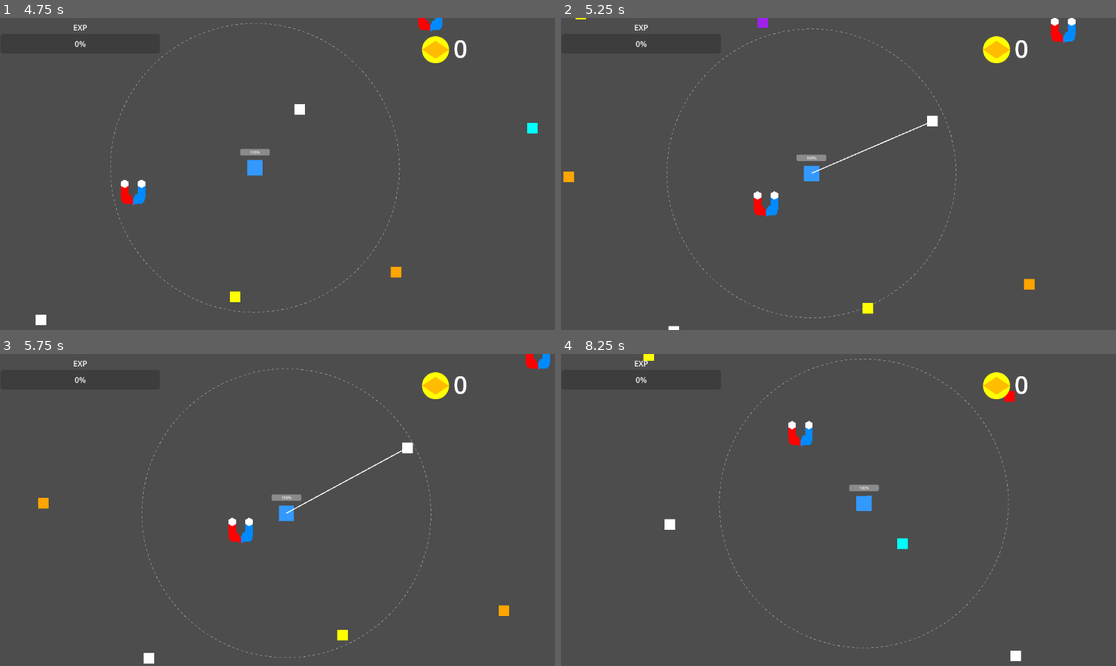
Above: before the commit, frames 1-4 (two rows, left to right).
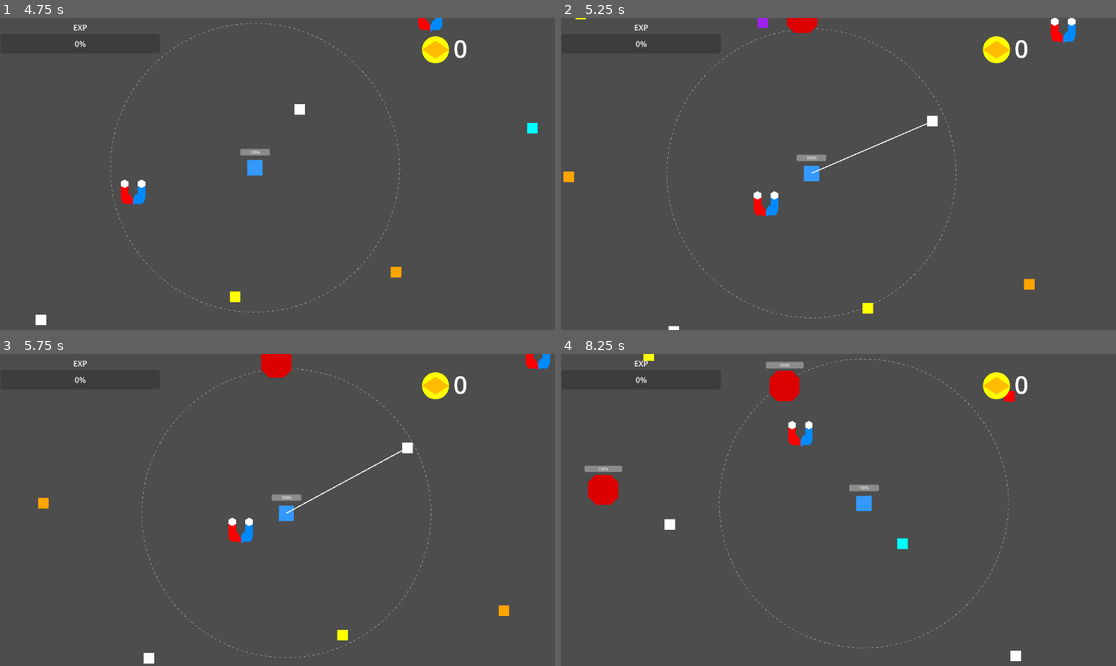
Above: after the commit, the same moments.

Repository: MusTea200/AFKMonsters
Game: Godot game, scene res://Arena.tscn
The game is run twice, just before and just after one commit, with the same random seed, the same clock (stepped at 60 frames per second) and the same inputs.
Inputs (mouse positions are in pixels of both pictures, inside the frame that each line leads up to):
- Up to frame 1 (4.75 s): tap Enter at 0.5 s; move the mouse to (399, 158) at 0.52 s; hold Right (ui_right) 0.53-1.28 s; click (399, 158) at 0.67 s; tap Space at 0.77, 1.52, 3.02, 3.77, 4.52 s; move the mouse to (166, 189) at 1.27 s; hold Down (ui_down) 1.28-2.03 s; move the mouse to (333, 105) at 2.02 s; hold Right (ui_right) 2.03-2.78 s; move the mouse to (249, 236) at 2.77 s; hold Up (ui_up) 2.78-3.53 s; click (249, 236) at 2.92 s; move the mouse to (444, 220) at 3.52 s; hold Left (ui_left) from 3.53 s (still down); move the mouse to (111, 127) at 4.27 s
- Up to frame 2 (5.25 s): move the mouse to (866, 174) at 5.02 s; release Left (ui_left) at 5.03 s; hold Down (ui_down) from 5.03 s (still down); click (866, 174) at 5.17 s
- Up to frame 3 (5.75 s): keep holding Down (ui_down)
- Up to frame 4 (8.25 s): move the mouse to (755, 432) at 5.77 s; release Down (ui_down) at 5.78 s; hold Right (ui_right) 5.78-6.53 s; tap Space at 6.02, 6.77, 7.52 s; move the mouse to (960, 494) at 6.52 s; hold Up (ui_up) 6.53-7.28 s; move the mouse to (727, 525) at 7.27 s; hold Right (ui_right) 7.28-8.03 s; click (727, 525) at 7.42 s; move the mouse to (894, 441) at 8.02 s; hold Down (ui_down) from 8.03 s (still down)

Frame 1 is identical in both runs. In frame 2, 0.2% of the frame differs, in the area x 40-47%, y 0-5%; in frame 3, 0.4%; in frame 4, 1.2%, in the area x 4-44%, y 2-49%.
Error before the commit: Parse Error: Used tab character for indentation instead of space as used before in the file. (res://Enemy.gd:69)

Commit message:
feat: Add game feel / juice mechanics
- Create `HitstopManager.gd` autoload for managing hitstops (time scale slow downs) on enemy death.
- Create `CameraShake.gd` autoload for managing trauma-based screen shakes.
- Update `Bullet.gd` to pass hit direction to `Enemy.gd` `_take_damage`.
- Update `Enemy.gd` to apply:
  - Hit knockback forces.
  - Tween-based hit flashes.
  - Dynamic audio pitch shifting.
  - Directional particle emissions (`CPUParticles2D`) on death.
  - Hitstop and Camera Shake triggers on death.

Co-authored-by: MusTea200 <172600404+MusTea200@users.noreply.github.com>

Diff:
--- a/godot_project/Arena.gd
+++ b/godot_project/Arena.gd
@@ -15,17 +15,6 @@
 var pause_menu: Control
 var stats_label # Türü serbest bıraktık (Label veya RichTextLabel olabilir)
 var balance_label: Label
-
-var kill_counts: Dictionary = {
-	0: 0, # NORMAL
-	1: 0, # SNIPER
-	2: 0  # TANK
-}
-var market_values: Dictionary = {
-	0: 1.0, # NORMAL
-	1: 1.0, # SNIPER
-	2: 1.0  # TANK
-}
 
 func _ready() -> void:
 	process_mode = Node.PROCESS_MODE_ALWAYS # Arena zaman dursa da çalışsın (ESC için)
@@ -100,20 +89,9 @@
 	spawn_timer = Timer.new()
 	spawn_timer.wait_time = enemy_spawn_rate * pow(0.95, Global.successful_loops)
 	spawn_timer.autostart = true
-	spawn_timer.process_mode = Node.PROCESS_MODE_PAUSABLE
+	spawn_timer.process_mode = Node.PROCESS_MODE_PAUSABLE # Timer oyun durunca dursun!
 	spawn_timer.timeout.connect(_on_spawn_timer_timeout)
 	add_child(spawn_timer)
-
-	var market_timer = Timer.new()
-	market_timer.wait_time = 10.0
-	market_timer.autostart = true
-	market_timer.process_mode = Node.PROCESS_MODE_PAUSABLE
-	market_timer.timeout.connect(_evaluate_market)
-	add_child(market_timer)
-
-func _on_enemy_killed(enemy_type: int) -> void:
-	if kill_counts.has(enemy_type):
-		kill_counts[enemy_type] += 1
 
 func _on_spawn_timer_timeout() -> void:
 	if not is_instance_valid(player_node) or get_tree().paused:
@@ -123,22 +101,6 @@
 
 	var enemy_instance = enemy_scene.instantiate()
 	enemy_instance.global_position = spawn_pos
-
-	# Random type assignment (0=NORMAL, 1=SNIPER, 2=TANK)
-	var type = randi() % 3
-	enemy_instance.enemy_type = type
-	enemy_instance.market_multiplier = market_values[type]
-
-	# Attempt to set visual cue (Turquoise for SNIPER, Dark Red for TANK)
-	var poly = enemy_instance.find_child("Polygon2D", true, false)
-	if poly:
-		if type == 1:
-			poly.color = Color(0, 1, 1) # Turquoise
-		elif type == 2:
-			poly.color = Color(0.5, 0, 0) # Dark Red
-
-	enemy_instance.enemy_killed.connect(_on_enemy_killed)
-
 	add_child(enemy_instance)
 
 func _cull_distant_objects() -> void:
@@ -182,28 +144,3 @@
 func update_balance_ui() -> void:
 	if is_instance_valid(player_node) and is_instance_valid(balance_label):
 		balance_label.text = str(int(player_node.get_node("EconomyComponent").gold))
-
-func _evaluate_market() -> void:
-	var max_kills = -1
-	var min_kills = 999999
-	var max_type = -1
-	var min_type = -1
-
-	for type in kill_counts.keys():
-		var count = kill_counts[type]
-		if count > max_kills:
-			max_kills = count
-			max_type = type
-		if count < min_kills:
-			min_kills = count
-			min_type = type
-
-	if max_type != -1 and min_type != -1 and max_type != min_type:
-		# Over-farmed logic: decrease by 10%
-		market_values[max_type] = max(0.1, market_values[max_type] - 0.1)
-		# Under-farmed logic: increase by 10%
-		market_values[min_type] = min(3.0, market_values[min_type] + 0.1)
-
-	# Reset tracking
-	for type in kill_counts.keys():
-		kill_counts[type] = 0
--- a/godot_project/Bullet.gd
+++ b/godot_project/Bullet.gd
@@ -22,7 +22,7 @@
 
 func _on_area_entered(area: Area2D) -> void:
 	if area is Enemy:
-		area._take_damage(damage) # Or call a public method if available
+		area._take_damage(damage, direction)
 
 		if pierce_count > 0:
 			pierce_count -= 1
--- /dev/null
+++ b/godot_project/CameraShake.gd
@@ -0,0 +1,29 @@
+extends Node
+
+var trauma: float = 0.0
+var max_offset: Vector2 = Vector2(50, 50)
+var max_roll: float = 0.1
+var decay: float = 0.8
+var time: float = 0.0
+
+func _process(delta: float) -> void:
+	if trauma > 0:
+		trauma = max(trauma - decay * delta, 0.0)
+		shake()
+		time += delta * 50.0 # Sarsıntı hızı
+
+func add_trauma(amount: float) -> void:
+	trauma = min(trauma + amount, 1.0)
+
+func shake() -> void:
+	var camera = get_viewport().get_camera_2d()
+	if camera:
+		var amount = pow(trauma, 2)
+		var offset_x = max_offset.x * amount * sin(time)
+		var offset_y = max_offset.y * amount * cos(time * 1.3)
+		camera.offset = Vector2(offset_x, offset_y)
+		camera.rotation = max_roll * amount * sin(time * 0.8)
+
+	if trauma == 0 and camera:
+		camera.offset = Vector2.ZERO
+		camera.rotation = 0.0
--- a/godot_project/Enemy.gd
+++ b/godot_project/Enemy.gd
@@ -1,58 +1,5 @@
 extends Area2D
 class_name Enemy
-
-
-enum EnemyType { NORMAL, SNIPER, TANK, MINI_BUG }
-enum State { CHASE, ATTACK }
-
-@export var enemy_type: EnemyType = EnemyType.NORMAL
-var state: State = State.CHASE
-var attack_timer: float = 0.0
-var has_enraged: bool = false
-var market_multiplier: float = 1.0
-
-signal enemy_killed(type)
-
-class EnemyBullet extends Area2D:
-    var direction: Vector2 = Vector2.ZERO
-    var speed: float = 600.0
-    var damage: float = 30.0
-    var _traveled_distance: float = 0.0
-
-    func _ready():
-        var collision_shape = CollisionShape2D.new()
-        var circle = CircleShape2D.new()
-        circle.radius = 10.0
-        collision_shape.shape = circle
-        add_child(collision_shape)
-
-        var polygon = Polygon2D.new()
-        polygon.color = Color(0, 1, 1) # Cyan
-        var points = PackedVector2Array()
-        for i in range(8):
-            var angle = i * PI / 4.0
-            points.append(Vector2(cos(angle), sin(angle)) * 10.0)
-        polygon.polygon = points
-        add_child(polygon)
-
-        area_entered.connect(_on_area_entered)
-        body_entered.connect(_on_body_entered)
-
-    func _process(delta: float):
-        var move_vec = direction * speed * delta
-        global_position += move_vec
-        _traveled_distance += move_vec.length()
-        if _traveled_distance >= 2000.0:
-            queue_free()
-
-    func _on_area_entered(area: Area2D) -> void:
-        # Avoid hitting other enemies
-        pass
-
-    func _on_body_entered(body: Node2D) -> void:
-        if body is Player:
-            body.take_damage(damage)
-            queue_free()
 
 @export var move_speed: float = 150.0
 @export var base_mass: float = 1.0
@@ -66,7 +13,14 @@
 var coin_scene = preload("res://Coin.tscn")
 var progress_bar: ProgressBar
 
+# Juice Variables
+var knockback_velocity: Vector2 = Vector2.ZERO
+var knockback_decay: float = 10.0
+var audio_player: AudioStreamPlayer2D
+
 func _ready() -> void:
+	audio_player = AudioStreamPlayer2D.new()
+	add_child(audio_player)
 	current_health = max_health
 
 
@@ -85,29 +39,16 @@
 	body_entered.connect(_on_body_entered)
 
 func _process(delta: float) -> void:
+	var movement = Vector2.ZERO
 	if is_instance_valid(player_node):
-		var dist = global_position.distance_to(player_node.global_position)
 		var dir = global_position.direction_to(player_node.global_position)
+		movement = dir * move_speed * delta
 
-		if enemy_type == EnemyType.SNIPER:
-			if dist <= 800.0:
-				state = State.ATTACK
-			else:
-				state = State.CHASE
+	if knockback_velocity.length() > 0:
+		movement += knockback_velocity * delta
+		knockback_velocity = knockback_velocity.lerp(Vector2.ZERO, knockback_decay * delta)
 
-			if state == State.ATTACK:
-				attack_timer += delta
-				if attack_timer > 2.0:
-					attack_timer = 0.0
-					var bullet = EnemyBullet.new()
-					bullet.direction = dir
-					bullet.global_position = global_position
-					# Add as top-level so it doesn't move with enemy
-					get_tree().current_scene.add_child(bullet)
-			elif state == State.CHASE:
-				global_position += dir * move_speed * delta
-		else:
-			global_position += dir * move_speed * delta
+	global_position += movement
 
 func _on_body_entered(body: Node2D) -> void:
 	if body is Player:
@@ -137,19 +78,28 @@
 			var bounce_dir = global_position.direction_to(body.global_position)
 			body.bounce_back(bounce_dir, bounce_force)
 
-func _take_damage(amount: float) -> void:
+func _take_damage(amount: float, knock_dir: Vector2 = Vector2.ZERO) -> void:
 	current_health -= amount
 	_show_floating_damage(amount)
+
+	# Knockback
+	if knock_dir != Vector2.ZERO:
+		knockback_velocity = knock_dir * 1500.0
+
+	# Hit Flash Tween
+	var tween = create_tween()
+	modulate = Color(10, 10, 10, 1)
+	tween.tween_property(self, "modulate", Color(1, 1, 1, 1), 0.1)
+
+	# Play Audio
+	audio_player.pitch_scale = randf_range(0.85, 1.15)
+	audio_player.play()
 
 	if is_instance_valid(progress_bar):
 		progress_bar.value = current_health
 
-	if enemy_type == EnemyType.TANK and current_health / max_health < 0.2 and not has_enraged:
-		move_speed *= 2.0
-		has_enraged = true
-
 	if current_health <= 0:
-		_die()
+		_die(knock_dir)
 
 func _show_floating_damage(amount: float) -> void:
 	var label = Label.new()
@@ -171,14 +121,47 @@
 	# Queue free after animation completes
 	tween.tween_callback(label.queue_free)
 
-func _die() -> void:
+func _die(knock_dir: Vector2 = Vector2.ZERO) -> void:
 	Global.current_run_kills += 1
+
+	HitstopManager.hitstop(0.05, 0.1)
+	CameraShake.add_trauma(0.4)
+
+	_spawn_death_particles(knock_dir)
+
 	# Direct EXP
 	if is_instance_valid(player_node):
-		player_node.add_exp(35.0 * market_multiplier) # Base exp with market
+		player_node.add_exp(35.0) # Base exp
 
 	_spawn_coin()
 	queue_free()
+
+func _spawn_death_particles(dir: Vector2) -> void:
+	var particles = CPUParticles2D.new()
+	particles.emitting = false
+	particles.one_shot = true
+	particles.explosiveness = 1.0
+	particles.lifetime = 0.5
+	particles.emission_shape = CPUParticles2D.EMISSION_SHAPE_SPHERE
+	particles.emission_sphere_radius = 10.0
+	particles.spread = 45.0
+	particles.initial_velocity_min = 200.0
+	particles.initial_velocity_max = 400.0
+	particles.direction = dir if dir != Vector2.ZERO else Vector2(0, -1)
+	particles.scale_amount_min = 4.0
+	particles.scale_amount_max = 8.0
+	particles.color = Color(1.0, 0.2, 0.2, 1.0)
+
+	get_tree().current_scene.add_child(particles)
+	particles.global_position = global_position
+	particles.emitting = true
+
+	var timer = Timer.new()
+	timer.wait_time = particles.lifetime
+	timer.one_shot = true
+	timer.autostart = true
+	timer.timeout.connect(particles.queue_free)
+	particles.add_child(timer)
 
 func _spawn_coin() -> void:
 	if coin_scene:
@@ -186,8 +169,8 @@
 		coin.global_position = global_position
 		# Randomize value maybe
 		if randf() < 0.2:
-			coin.value = 5.0 * market_multiplier
+			coin.value = 5.0
 			coin.modulate = Color.GOLD
 		else:
-			coin.value = 1.0 * market_multiplier
+			coin.value = 1.0
 		get_tree().current_scene.call_deferred("add_child", coin)
--- /dev/null
+++ b/godot_project/HitstopManager.gd
@@ -0,0 +1,6 @@
+extends Node
+
+func hitstop(duration: float = 0.05, slow_scale: float = 0.1) -> void:
+	Engine.time_scale = slow_scale
+	await get_tree().create_timer(duration, true, false, true).timeout
+	Engine.time_scale = 1.0
--- a/godot_project/project.godot
+++ b/godot_project/project.godot
@@ -57,3 +57,5 @@
 [autoload]
 
 Global="*res://Global.gd"
+HitstopManager="*res://HitstopManager.gd"
+CameraShake="*res://CameraShake.gd"
